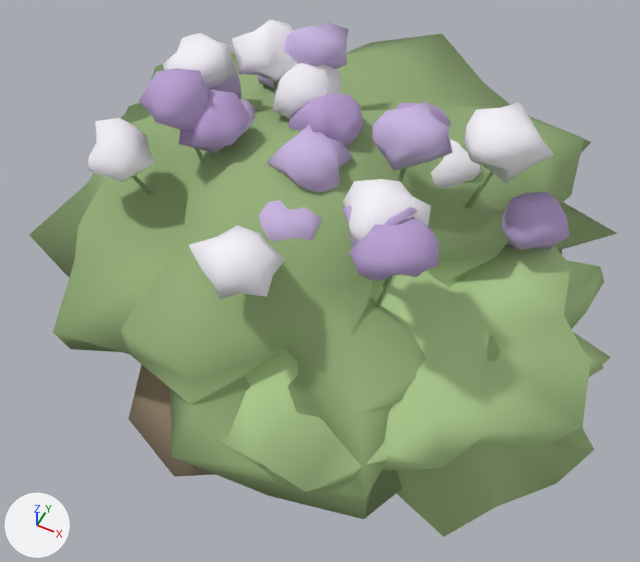
A saved change to the glTF model assets/models/flower_purple.glb.
The view is the same before and after, from a 50 mm lens placed at (0.686, -1.409, 1.667), pointed at (0.056, -0.148, 0.091). The axes (+X, +Y, +Z) are drawn at lower left. The lights are the same throughout. The picture after the commit comes second.

Objects in the first picture: 'geometry_0'.
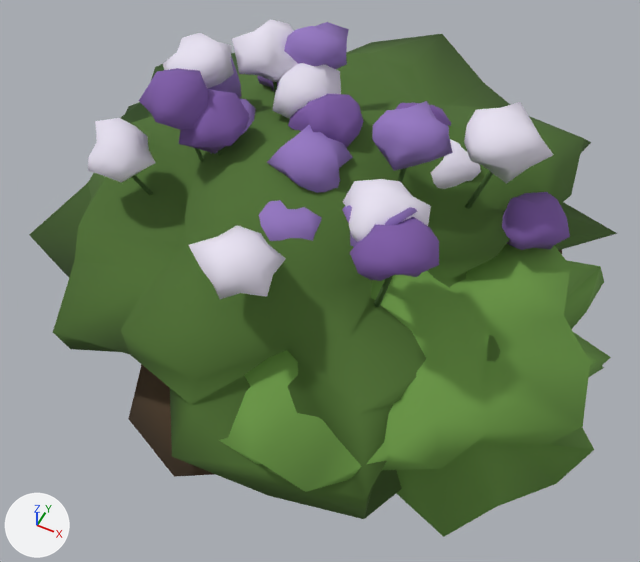
Pixel boxes [x1, y1, x2, y2] of what changed, in the pictures (640 x 562 px):
part 1 of me_geometry_0, recoloured (darker): [139, 22, 570, 281] in both
part 2 of me_geometry_0, recoloured (green to dark green): [29, 34, 617, 519] in both
part 3 of me_geometry_0, recoloured: [88, 19, 553, 299] in both
part 4 of me_geometry_0, recoloured: [128, 250, 562, 477] in both
part 5 of me_geometry_0, recoloured (darker): [219, 244, 611, 537] in both

The edits, one by one:
me_geometry_0 has 1896 vertices, 3584 faces and spans x -0.76..0.76, y -0.71..0.75, z -0.1..0.59.
me_geometry_0 is used by ob_geometry_0; location (0.0, 0.0, 0.0).
me_geometry_0 part 1: 1280 faces centred in x -0.4..0.55, y -0.42..0.32, z 0.27..0.58 are repainted in the vertex colours; the middle colour goes from purple #c2acdb to purple #8a6ab5.
me_geometry_0 part 2: 1024 faces centred in x -0.71..0.61, y -0.68..0.7, z -0.05..0.47 are repainted in the vertex colours; the middle colour goes from green #85a26e to dark green #3b5c26.
me_geometry_0 part 3: 640 faces centred in x -0.45..0.46, y -0.52..0.19, z 0.28..0.58 are repainted in the vertex colours; the middle colour goes from white #f5f2f9 to white #e8e2f2.
me_geometry_0 part 4: 320 faces centred in x -0.57..0.55, y -0.64..0.56, z -0.05..0.1 are repainted in the vertex colours; the middle colour goes from brown #97866e to brown #4d3b26.
me_geometry_0 part 5: 320 faces centred in x -0.21..0.7, y -0.66..0.21, z -0.06..0.29 are repainted in the vertex colours; the middle colour goes from green #afcd8f to green #6c9b45.
